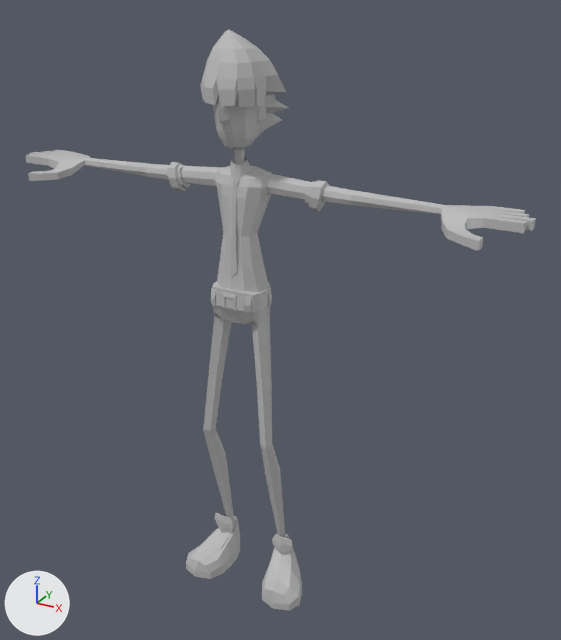
Before and after pictures for a commit that changed the FBX model Chaos Theory/Assets/Art/Models/Character/Male_Default.fbx.
Both versions are drawn from a 50 mm camera at (0.128, -0.2074, 0.2161) aimed at (0.0091, 0.0088, 0.108). The lights are fixed; the arrows at lower left show +X, +Y and +Z. Where no turn or scale is listed for an object, it has been applied to the vertices.

In view in the first picture: 'Hair', 'Head', 'Legs', 'Torso'.
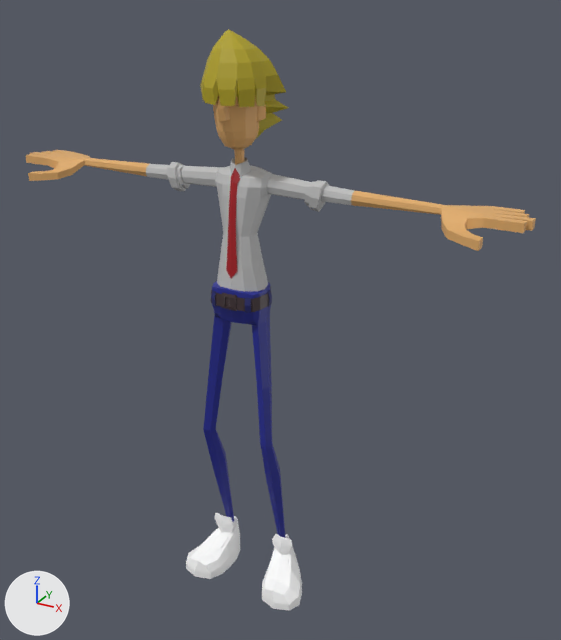
What changed in the scene script:
```text
Add img_male_uv2_color_jpg:
    img_male_uv2_color_jpg = load_image('Male UV2 COLOR.jpg', '../../../../../Art/Male UV2 COLOR.jpg', 1080, 1080, 'sRGB')
Add img_male_uv1_color_jpg:
    img_male_uv1_color_jpg = load_image('Male UV1 COLOR.jpg', '../../../../../Art/Male UV1 COLOR.jpg', 1080, 1080, 'sRGB')
Add mat_male_uv2_color_1material:
    mat_male_uv2_color_1material = principled_material('Male_UV2_COLOR_1Material')
    mat_male_uv2_color_1material.texture = img_male_uv2_color_jpg
Add mat_male_uv1_color_1material:
    mat_male_uv1_color_1material = principled_material('Male_UV1_COLOR_1Material')
    mat_male_uv1_color_1material.texture = img_male_uv1_color_jpg
Change me_mesh_002:
    where me_mesh_002.from_pydata(...)  # 153 vertices, 138 faces; spans x -0.0118..0.0126, y -0.0134..0.0143, z 0.1692..0.2025
    remove me_mesh_002.materials.append(mat_phong1)  # grey #bcbcbc
    add me_mesh_002.materials.append(mat_male_uv2_color_1material)  # picture img_male_uv2_color_jpg
Change me_mesh:
    where me_mesh.from_pydata(...)  # 695 vertices, 678 faces; spans x -0.091..0.091, y -0.013..0.009, z 0.121..0.165
    remove me_mesh.materials.append(mat_phong1)  # grey #bcbcbc
    add me_mesh.materials.append(mat_male_uv1_color_1material)  # picture img_male_uv1_color_jpg
Change me_mesh_001:
    where me_mesh_001.from_pydata(...)  # 191 vertices, 184 faces; spans x -0.0085..0.0085, y -0.0127..0.0074, z 0.1615..0.1957
    remove me_mesh_001.materials.append(mat_phong1)  # grey #bcbcbc
    add me_mesh_001.materials.append(mat_male_uv1_color_1material)  # picture img_male_uv1_color_jpg
Change me_mesh_003:
    where me_mesh_003.from_pydata(...)  # 485 vertices, 428 faces; spans x -0.0255..0.0255, y -0.0125..0.0102, z -0.0001..0.124
    remove me_mesh_003.materials.append(mat_phong1)  # grey #bcbcbc
    add me_mesh_003.materials.append(mat_male_uv2_color_1material)  # picture img_male_uv2_color_jpg
```

Pixel boxes (x1, y1, x2, y2) of what changed, in the pictures (561 x 640 px):
'Torso', recoloured (grey to beige): (26, 150, 536, 292) in both
'Legs', recoloured: (186, 281, 302, 611) in both
'Hair', recoloured (grey to yellow): (200, 29, 288, 138) in both
'Head', recoloured (grey to brown): (213, 95, 266, 165) in both
